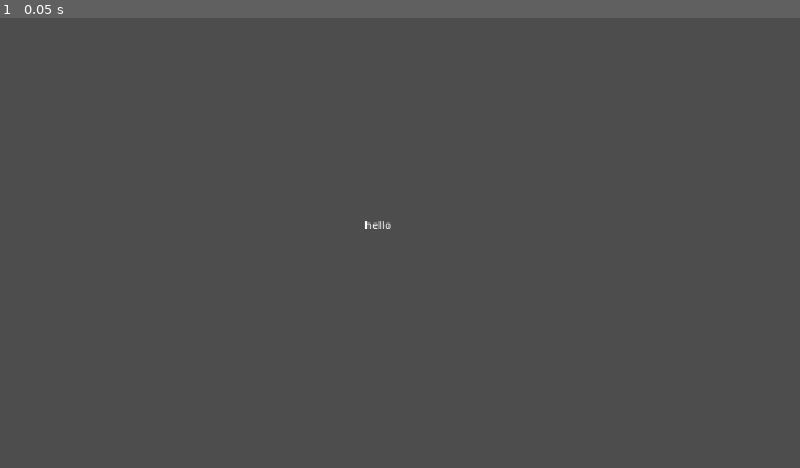
Above: before the commit, frame 1.
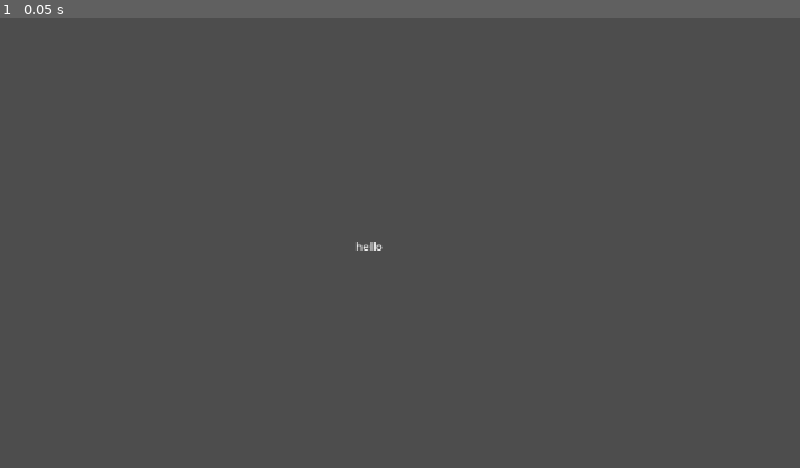
Above: after the commit, the same moment.

Repository: Salsardine/tp-casse-briques
Game: Godot game, scene res://main.tscn
The game is run twice, just before and just after one commit, with the same random seed, the same clock (stepped at 60 frames per second) and the same inputs.
Inputs:
- Up to frame 1 (0.05 s): no input

The runs differ from the first frame. In frame 1, less than 0.1% of the frame differs, in the area x 44-49%, y 45-52%.

Commit message:
Initialisation raquette / reste dans les boundaries

Diff:
--- a/main.tscn
+++ b/main.tscn
@@ -1,10 +1,35 @@
 [gd_scene format=3 uid="uid://do5gsbjv7ugl7"]
+
+[ext_resource type="PackedScene" uid="uid://b8gdrejq8m5an" path="res://raquette/raquette.tscn" id="1_ig7tw"]
+
+[sub_resource type="WorldBoundaryShape2D" id="WorldBoundaryShape2D_ig7tw"]
+normal = Vector2(1, 0)
+
+[sub_resource type="WorldBoundaryShape2D" id="WorldBoundaryShape2D_5vj2c"]
+normal = Vector2(-1, 0)
 
 [node name="Node2D" type="Node2D" unique_id=1399996452]
 
 [node name="Label" type="Label" parent="." unique_id=2038606198]
-offset_left = 525.0
-offset_top = 286.0
-offset_right = 1561.0
-offset_bottom = 1136.0
+offset_left = 512.0
+offset_top = 317.0
+offset_right = 557.0
+offset_bottom = 357.0
 text = "hello"
+
+[node name="Raquette" parent="." unique_id=1268785383 instance=ExtResource("1_ig7tw")]
+position = Vector2(550, 528)
+
+[node name="StaticBody2D" type="StaticBody2D" parent="." unique_id=1972830955]
+
+[node name="CollisionShape2D" type="CollisionShape2D" parent="StaticBody2D" unique_id=1523040296]
+position = Vector2(0, 549)
+shape = SubResource("WorldBoundaryShape2D_ig7tw")
+
+[node name="StaticBody2D2" type="StaticBody2D" parent="." unique_id=32357416]
+
+[node name="CollisionShape2D" type="CollisionShape2D" parent="StaticBody2D2" unique_id=1580133652]
+position = Vector2(1153, 549)
+shape = SubResource("WorldBoundaryShape2D_5vj2c")
+
+[node name="RigidBody2D" type="RigidBody2D" parent="." unique_id=399552744]
--- a/project.godot
+++ b/project.godot
@@ -20,6 +20,24 @@
 window/stretch/mode="canvas_items"
 window/stretch/aspect="expand"
 
+[input]
+
+p1_left={
+"deadzone": 0.2,
+"events": [Object(InputEventKey,"resource_local_to_scene":false,"resource_name":"","device":-1,"window_id":0,"alt_pressed":false,"shift_pressed":false,"ctrl_pressed":false,"meta_pressed":false,"pressed":false,"keycode":0,"physical_keycode":4194319,"key_label":0,"unicode":0,"location":0,"echo":false,"script":null)
+]
+}
+p1_action={
+"deadzone": 0.2,
+"events": [Object(InputEventKey,"resource_local_to_scene":false,"resource_name":"","device":-1,"window_id":0,"alt_pressed":false,"shift_pressed":false,"ctrl_pressed":false,"meta_pressed":false,"pressed":false,"keycode":0,"physical_keycode":4194320,"key_label":0,"unicode":0,"location":0,"echo":false,"script":null)
+]
+}
+p1_right={
+"deadzone": 0.2,
+"events": [Object(InputEventKey,"resource_local_to_scene":false,"resource_name":"","device":-1,"window_id":0,"alt_pressed":false,"shift_pressed":false,"ctrl_pressed":false,"meta_pressed":false,"pressed":false,"keycode":0,"physical_keycode":4194321,"key_label":0,"unicode":0,"location":0,"echo":false,"script":null)
+]
+}
+
 [physics]
 
 3d/physics_engine="Jolt Physics"
--- /dev/null
+++ b/raquette/control_joueur.gd
@@ -0,0 +1,17 @@
+extends CharacterBody2D
+
+@export var vitesse = 500
+
+func _ready() -> void:
+	position.x = get_viewport_rect().size.x / 2
+	position.y = get_viewport_rect().size.y - get_viewport_rect().size.y / 6
+
+func _physics_process(delta: float) -> void:
+	var direction = 0
+	if Input.is_action_pressed("p1_right"):
+		direction = 1
+	elif Input.is_action_pressed("p1_left"):
+		direction = -1
+
+	velocity.x = direction * vitesse
+	move_and_slide()
--- /dev/null
+++ b/raquette/raquette.tscn
@@ -0,0 +1,16 @@
+[gd_scene format=3 uid="uid://b8gdrejq8m5an"]
+
+[ext_resource type="Script" uid="uid://dcrdbwahax312" path="res://raquette/control_joueur.gd" id="1_8wwvb"]
+[ext_resource type="Texture2D" uid="uid://cby4cb1jp2170" path="res://raquette/skin_raquette_a.tres" id="1_w6mu3"]
+
+[sub_resource type="RectangleShape2D" id="RectangleShape2D_w6mu3"]
+size = Vector2(64, 16)
+
+[node name="Raquette" type="CharacterBody2D" unique_id=1268785383]
+script = ExtResource("1_8wwvb")
+
+[node name="SkinRaquetteA" type="Sprite2D" parent="." unique_id=1195807591]
+texture = ExtResource("1_w6mu3")
+
+[node name="CollisionShapeD2" type="CollisionShape2D" parent="." unique_id=632836557]
+shape = SubResource("RectangleShape2D_w6mu3")
--- /dev/null
+++ b/raquette/skin_raquette_a.tres
@@ -0,0 +1,7 @@
+[gd_resource type="AtlasTexture" format=3 uid="uid://cby4cb1jp2170"]
+
+[ext_resource type="Texture2D" uid="uid://180s0dl13d5m" path="res://assets/breakout_pieces.png" id="1_j2rcx"]
+
+[resource]
+atlas = ExtResource("1_j2rcx")
+region = Rect2(116.11438, 111.6101, 64.59628, 16.520027)
Empty file added: control_joueur.gd
Not shown, added: control_joueur.gd.uid
Not shown, added: export_presets.cfg
Not shown, added: raquette/control_joueur.gd.uid
